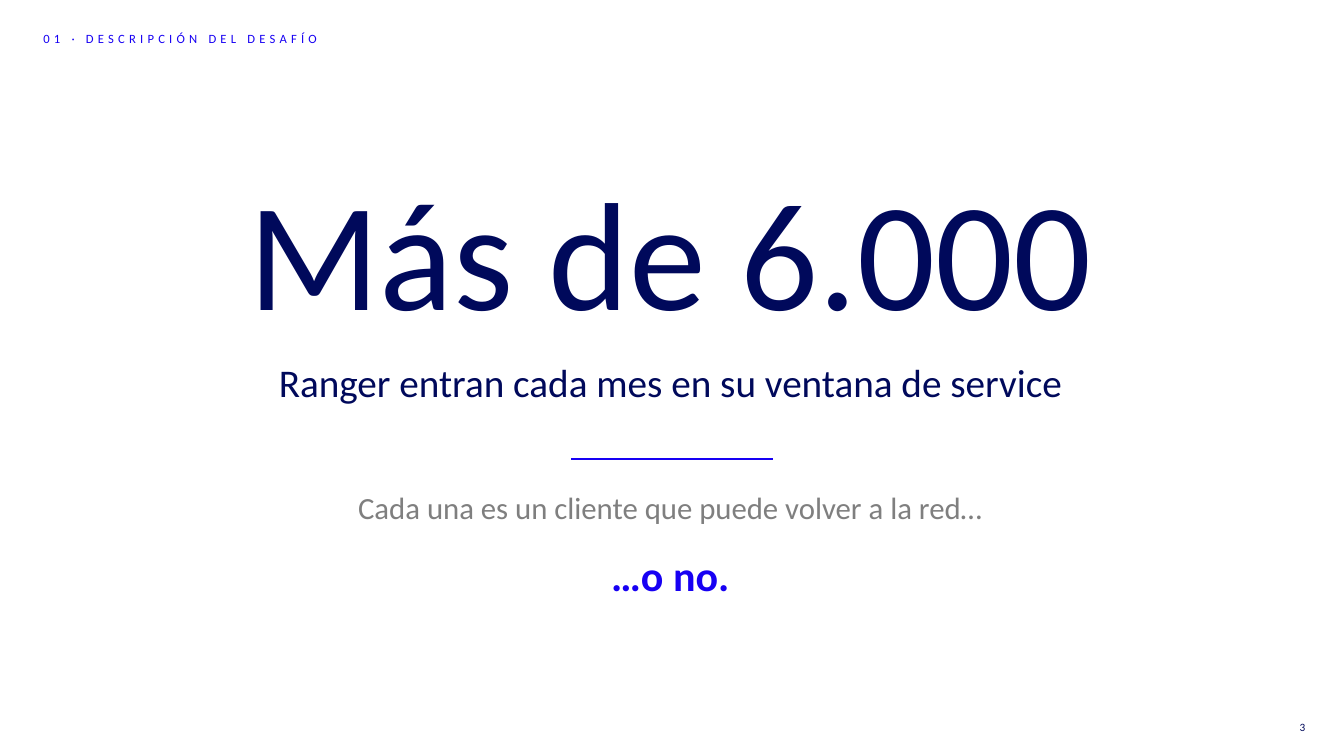
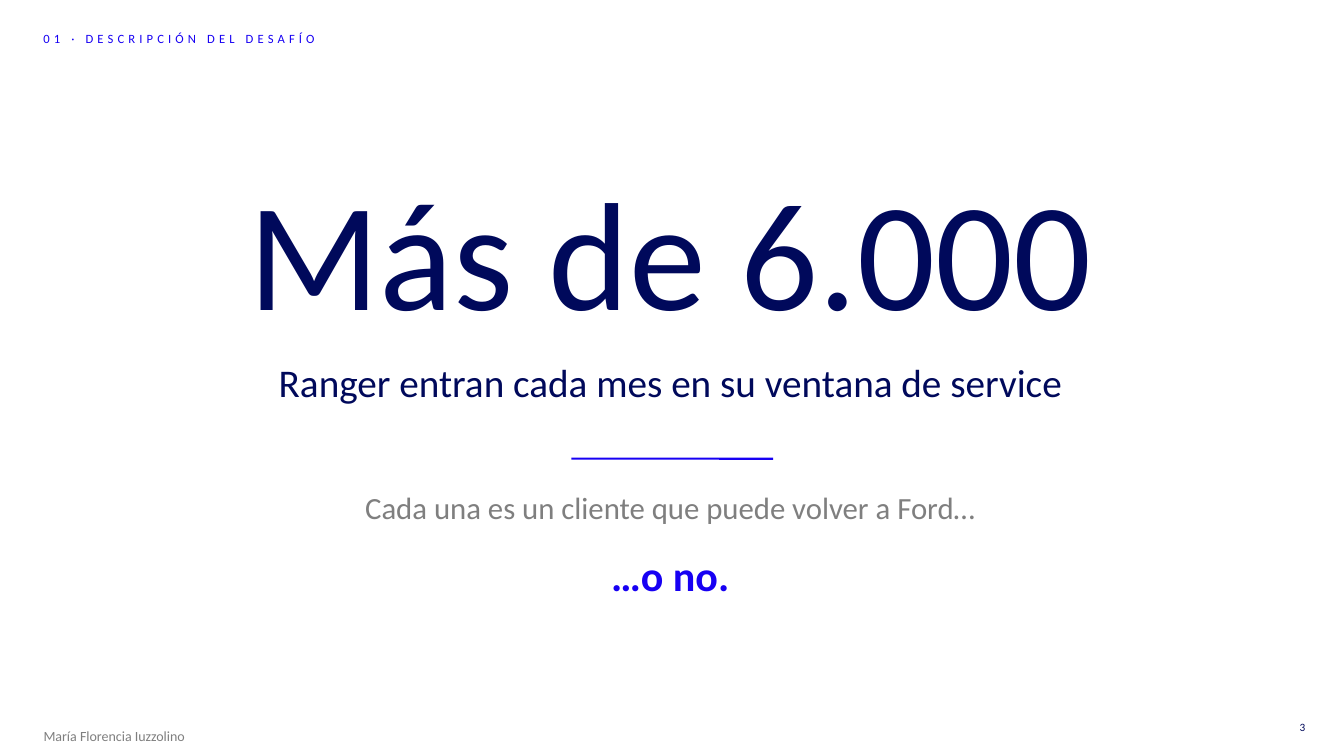
Before and after one commit to FrancoMal/SIMtec, a slide deck: slide 3 of entregables/FIC_III_Desafio_1_Equipo_SIMtec.pptx. Drawn at 1344x756 pixels with LibreOffice and Linux fonts; fonts in the diff are those of the drawing; background and template pictures are left out. Boxes give left, top, right and bottom in pixels: in the first picture for what was removed or moved away, otherwise in the second. Text is boxed around its words. In the diff, an @@ line names an element or a change of style, - is before the commit and + after.

```diff
--- a/entregables/FIC_III_Desafio_1_Equipo_SIMtec.pptx
+++ b/entregables/FIC_III_Desafio_1_Equipo_SIMtec.pptx
@@ text at bbox=[365, 497, 975, 524]: text changed @@
-Cada una es un cliente que puede volver a la red…
+Cada una es un cliente que puede volver a Ford…
@@ text added at bbox=[44, 731, 185, 741], 10 pt, text #7F7F7F @@
+María Florencia Iuzzolino
```
Also in this commit, not shown: 18 other slides changed, 5 slides added, 9 slides removed, 3 other files.
